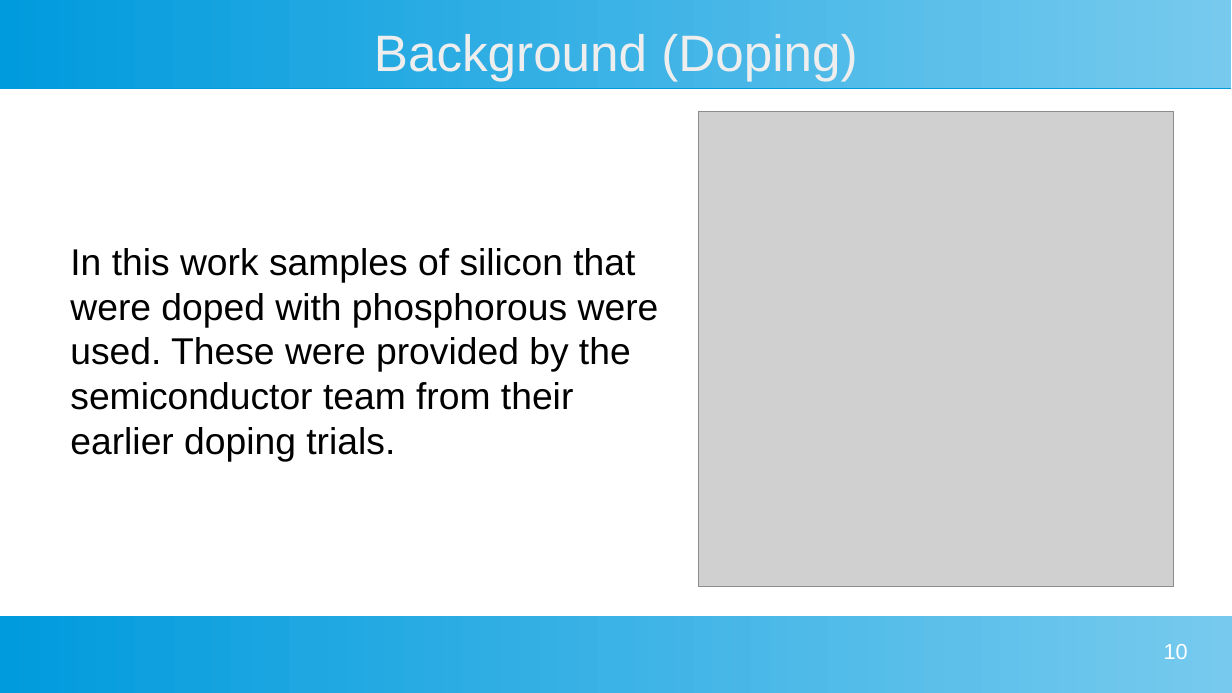
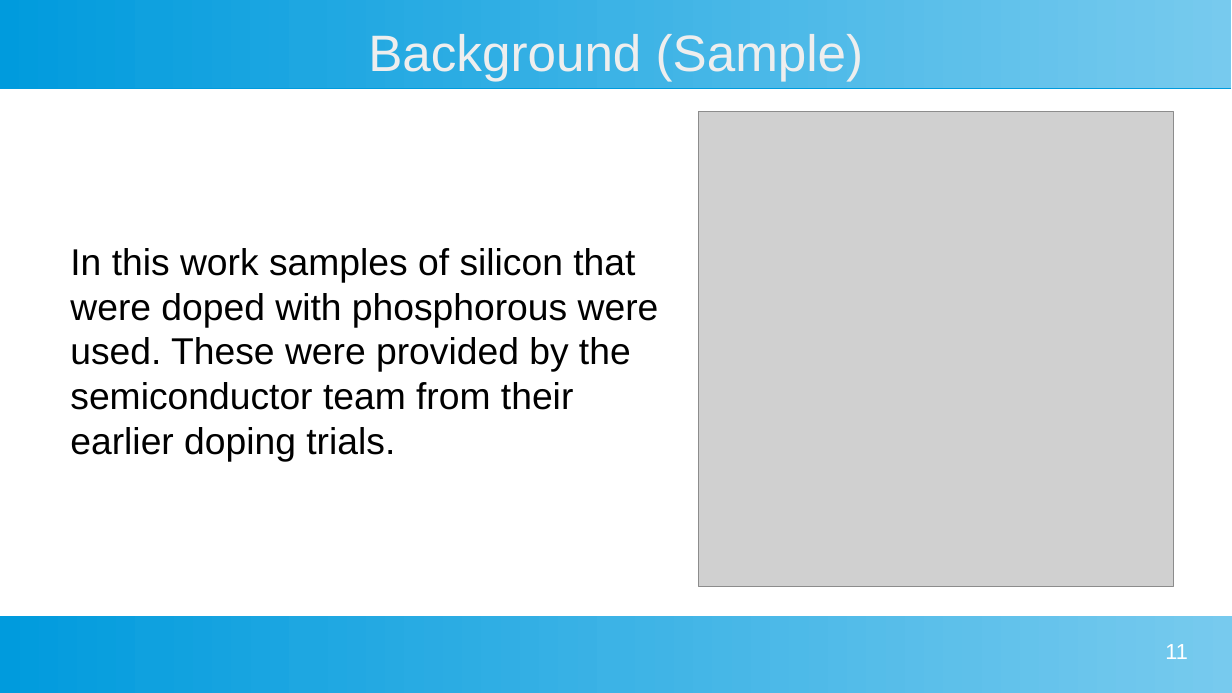
Before and after one commit to MarkS5001/GIXRD-Thesis, a slide deck: slide 11 of Thesis Defense Presentation.odp (slide 10 before the commit). Drawn at 1232x693 pixels with LibreOffice and Linux fonts; fonts in the diff are those of the drawing; grey boxes stand for pictures. Boxes give left, top, right and bottom in pixels: in the first picture for what was removed or moved away, otherwise in the second. Text is boxed around its words. In the diff, an @@ line names an element or a change of style, - is before the commit and + after.

```diff
--- a/Thesis Defense Presentation.odp
+++ b/Thesis Defense Presentation.odp
@@ title at <box>368,34,864,81</box>: text changed @@
-Background (Doping)
+Background (Sample)
@@ page number at <box>1165,644,1188,659</box>: text changed @@
-10
+11
```
Also in this commit, not shown: 5 other slides changed.
